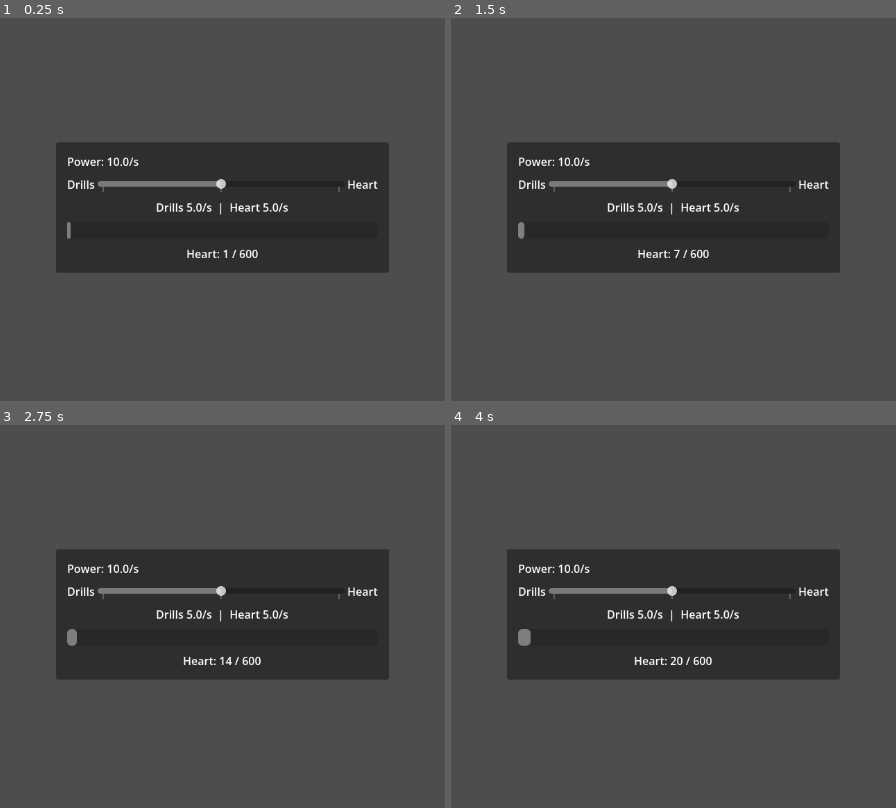
Above: before the commit, frames 1-4 (two rows, left to right).
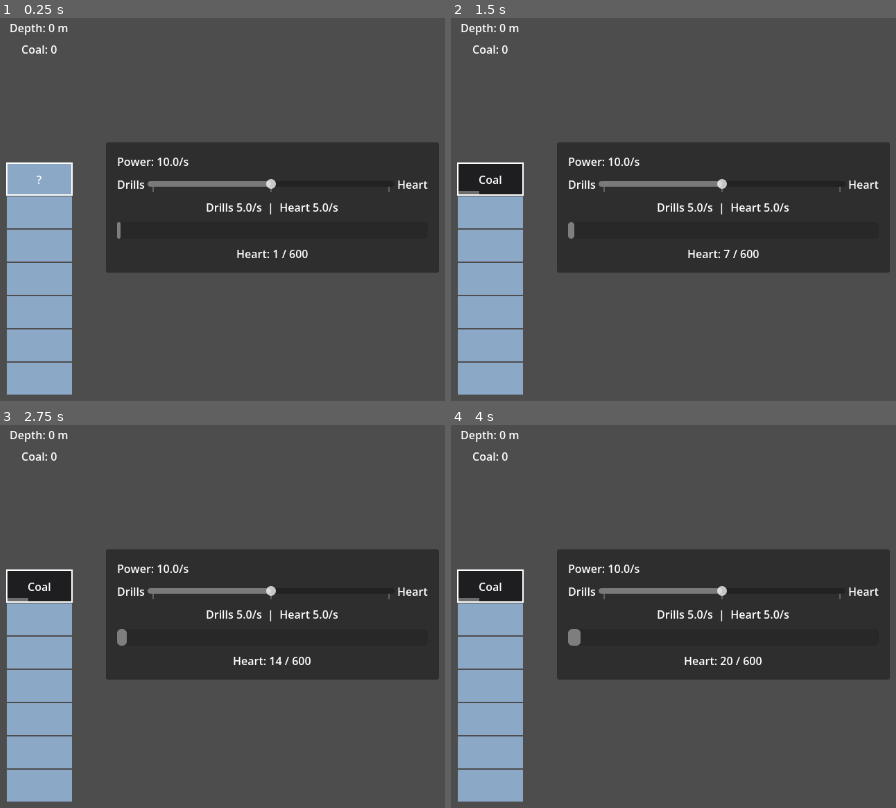
Above: after the commit, the same moments.

Repository: SneakKestrel16/Mininginc
Game: Godot game, scene res://src/main.tscn
The game is run twice, just before and just after one commit, with the same random seed, the same clock (stepped at 60 frames per second) and the same inputs.
Inputs (mouse positions are in pixels of both pictures, inside the frame that each line leads up to):
- Up to frame 1 (0.25 s): no input
- Up to frame 2 (1.5 s): tap Enter at 0.5 s; move the mouse to (851, 186) at 0.52 s; click (851, 186) at 0.67 s; tap Space at 1.25 s; move the mouse to (513, 228) at 1.27 s; click (513, 228) at 1.42 s
- Up to frame 3 (2.75 s): move the mouse to (302, 516) at 2.02 s; click (302, 516) at 2.17 s
- Up to frame 4 (4 s): move the mouse to (633, 704) at 2.77 s; click (633, 704) at 2.92 s; move the mouse to (outside the picture) at 3.52 s; click (outside the picture) at 3.67 s

The runs differ from the first frame. In frame 1, 17% of the frame differs, in the area x 1-99%, y 1-99%; in frame 2, 17%; in frame 3, 17%; in frame 4, 17%.

Commit message:
feat: story 002 dig shaft with ore discovery (heartwake/story-002)
DigShaft (pure logic) derives each block from seed and depth, so saves need only
seed, depth and damage. Hardness ceil(base + per_block * depth) and ore bands come
from data/ores.json (coal only; ice/copper are story 006). Mine node owns the
shaft and ore counts; DigShaftView draws the shaft and digs on click.
Closes story 001 (8/8, Completion Notes added).
Self-check tests/unit/heartwake/dig_shaft_check.gd passes; evidence in
production/qa/evidence/story-002-dig-shaft/.

Diff:
--- /dev/null
+++ b/data/ores.json
@@ -0,0 +1,7 @@
+{
+	"hardness_base": 3.0,
+	"hardness_per_block": 0.25,
+	"ores": [
+		{ "id": "coal", "min_depth": 0, "max_depth": 49, "chance": 0.35 }
+	]
+}
--- a/src/main.tscn
+++ b/src/main.tscn
@@ -1,7 +1,9 @@
-[gd_scene load_steps=3 format=3]
+[gd_scene load_steps=5 format=3]
 
 [ext_resource type="Script" path="res://src/economy/economy.gd" id="1_economy"]
 [ext_resource type="PackedScene" path="res://src/ui/power_panel.tscn" id="2_panel"]
+[ext_resource type="Script" path="res://src/mining/mine.gd" id="3_mine"]
+[ext_resource type="PackedScene" path="res://src/mining/dig_shaft_view.tscn" id="4_shaft"]
 
 [node name="Main" type="Control"]
 layout_mode = 3
@@ -14,6 +16,9 @@
 [node name="Economy" type="Node" parent="."]
 script = ExtResource("1_economy")
 
+[node name="Mine" type="Node" parent="."]
+script = ExtResource("3_mine")
+
 [node name="Center" type="CenterContainer" parent="."]
 layout_mode = 1
 anchors_preset = 15
@@ -22,6 +27,15 @@
 grow_horizontal = 2
 grow_vertical = 2
 
-[node name="PowerPanel" parent="Center" node_paths=PackedStringArray("economy") instance=ExtResource("2_panel")]
+[node name="Columns" type="HBoxContainer" parent="Center"]
 layout_mode = 2
-economy = NodePath("../../Economy")
+theme_override_constants/separation = 48
+
+[node name="DigShaftView" parent="Center/Columns" node_paths=PackedStringArray("mine") instance=ExtResource("4_shaft")]
+layout_mode = 2
+mine = NodePath("../../../Mine")
+
+[node name="PowerPanel" parent="Center/Columns" node_paths=PackedStringArray("economy") instance=ExtResource("2_panel")]
+layout_mode = 2
+size_flags_vertical = 4
+economy = NodePath("../../../Economy")
--- /dev/null
+++ b/src/mining/dig_shaft.gd
@@ -0,0 +1,59 @@
+## A single shaft dug straight down, one block at a time (brief: MVP feature 1).
+## Pure logic with no scene dependency. Every block's contents follow from the seed and
+## its depth alone, so a save only needs the seed, the depth and the damage.
+class_name DigShaft
+extends RefCounted
+
+## Contents of a block that holds no ore.
+const ROCK := "rock"
+
+## Seed that decides what every block holds.
+var shaft_seed: int
+## Depth of the block being dug; blocks above it are already dug out.
+var depth: int = 0
+## Hits landed on the current block.
+var damage: float = 0.0
+## True once the current block has been hit, so its contents show.
+var revealed: bool = false
+
+var _hardness_base: float
+var _hardness_per_block: float
+var _ores: Array
+
+
+## [param ores] is the "ores" list from data/ores.json: entries with id, min_depth,
+## max_depth and chance, checked in order.
+func _init(seed_value: int, hardness_base: float, hardness_per_block: float, ores: Array) -> void:
+	shaft_seed = seed_value
+	_hardness_base = hardness_base
+	_hardness_per_block = hardness_per_block
+	_ores = ores
+
+
+## Hits needed to break the block at [param at_depth]; grows with depth.
+func hardness(at_depth: int) -> int:
+	return ceili(_hardness_base + _hardness_per_block * at_depth)
+
+
+## What the block at [param at_depth] holds: an ore id, or [constant ROCK].
+func block_at(at_depth: int) -> String:
+	var rng := RandomNumberGenerator.new()
+	rng.seed = shaft_seed * 1_000_003 + at_depth
+	for ore in _ores:
+		if at_depth >= ore["min_depth"] and at_depth <= ore["max_depth"] and rng.randf() < ore["chance"]:
+			return ore["id"]
+	return ROCK
+
+
+## Lands [param power] hits on the current block. Returns what it held when this
+## breaks it, else an empty String. Breaking moves the shaft one block down.
+func hit(power: float = 1.0) -> String:
+	revealed = true
+	damage += power
+	if damage < hardness(depth):
+		return ""
+	var contents := block_at(depth)
+	depth += 1
+	damage = 0.0
+	revealed = false
+	return contents
--- /dev/null
+++ b/src/mining/dig_shaft_view.gd
@@ -0,0 +1,64 @@
+## Draws the shaft around the current block, digs on click, and shows depth and ore counts.
+extends VBoxContainer
+
+const BLOCK_SIZE := Vector2(96, 48)
+const BLOCKS_ABOVE := 3
+const BLOCKS_BELOW := 6
+const DUG_COLOR := Color(0.08, 0.09, 0.11)
+const UNKNOWN_COLOR := Color(0.55, 0.66, 0.78)
+const ORE_COLORS := { DigShaft.ROCK: Color(0.42, 0.44, 0.48), "coal": Color(0.12, 0.12, 0.13) }
+const CRACK_COLOR := Color(1, 1, 1, 0.35)
+
+## The mine this view shows and digs.
+@export var mine: Mine
+
+@onready var _depth_label: Label = %DepthLabel
+@onready var _ore_label: Label = %OreLabel
+@onready var _shaft: Control = %Shaft
+
+
+func _ready() -> void:
+	_shaft.custom_minimum_size = Vector2(BLOCK_SIZE.x, BLOCK_SIZE.y * (BLOCKS_ABOVE + 1 + BLOCKS_BELOW))
+	_shaft.draw.connect(_draw_shaft)
+	_shaft.gui_input.connect(_on_shaft_input)
+	mine.dug.connect(_refresh)
+	_refresh()
+
+
+func _on_shaft_input(event: InputEvent) -> void:
+	if event is InputEventMouseButton and event.button_index == MOUSE_BUTTON_LEFT and event.pressed:
+		mine.hit()
+
+
+func _refresh() -> void:
+	_depth_label.text = "Depth: %d m" % mine.shaft.depth
+	var counts := PackedStringArray()
+	for id in mine.ores:
+		counts.append("%s: %d" % [id.capitalize(), mine.ores[id]])
+	_ore_label.text = "  ".join(counts)
+	_shaft.queue_redraw()
+
+
+func _draw_shaft() -> void:
+	var shaft := mine.shaft
+	var font := _shaft.get_theme_default_font()
+	for row in BLOCKS_ABOVE + 1 + BLOCKS_BELOW:
+		var at_depth := shaft.depth - BLOCKS_ABOVE + row
+		if at_depth < 0:
+			continue
+		var rect := Rect2(Vector2(0, row * BLOCK_SIZE.y), BLOCK_SIZE).grow(-1)
+		if at_depth < shaft.depth:
+			_shaft.draw_rect(rect, DUG_COLOR)
+		elif at_depth > shaft.depth or not shaft.revealed:
+			_shaft.draw_rect(rect, UNKNOWN_COLOR)
+			if at_depth == shaft.depth:
+				_shaft.draw_string(font, rect.position + Vector2(0, 30), "?", HORIZONTAL_ALIGNMENT_CENTER, rect.size.x)
+		else:
+			var contents := shaft.block_at(at_depth)
+			_shaft.draw_rect(rect, ORE_COLORS.get(contents, ORE_COLORS[DigShaft.ROCK]))
+			_shaft.draw_string(font, rect.position + Vector2(0, 30), contents.capitalize(), HORIZONTAL_ALIGNMENT_CENTER, rect.size.x)
+			# Cracks: one bar per landed hit, across the bottom of the block.
+			var progress := shaft.damage / shaft.hardness(at_depth)
+			_shaft.draw_rect(Rect2(rect.position + Vector2(0, rect.size.y - 6), Vector2(rect.size.x * progress, 6)), CRACK_COLOR)
+		if at_depth == shaft.depth:
+			_shaft.draw_rect(rect, Color.WHITE, false, 2.0)
--- /dev/null
+++ b/src/mining/dig_shaft_view.tscn
@@ -0,0 +1,23 @@
+[gd_scene load_steps=2 format=3]
+
+[ext_resource type="Script" path="res://src/mining/dig_shaft_view.gd" id="1_view"]
+
+[node name="DigShaftView" type="VBoxContainer"]
+theme_override_constants/separation = 8
+script = ExtResource("1_view")
+
+[node name="DepthLabel" type="Label" parent="."]
+unique_name_in_owner = true
+layout_mode = 2
+horizontal_alignment = 1
+
+[node name="OreLabel" type="Label" parent="."]
+unique_name_in_owner = true
+layout_mode = 2
+horizontal_alignment = 1
+
+[node name="Shaft" type="Control" parent="."]
+unique_name_in_owner = true
+layout_mode = 2
+size_flags_horizontal = 4
+mouse_default_cursor_shape = 2
--- /dev/null
+++ b/src/mining/mine.gd
@@ -0,0 +1,57 @@
+## Owns the dig shaft and the ores found in it, with tuning values from data/ores.json.
+class_name Mine
+extends Node
+
+## Emitted after every hit on the shaft, broken or not.
+signal dug
+
+const CONFIG_PATH := "res://data/ores.json"
+
+## The shaft being dug.
+var shaft: DigShaft
+
+## Ore id to amount found so far. Rock is not counted.
+var ores: Dictionary = {}
+
+
+func _ready() -> void:
+	var config := _load_config()
+	if config.is_empty():
+		return
+	for ore in config["ores"]:
+		ores[ore["id"]] = 0
+	# A new game rolls its shaft; story 007 restores a saved seed instead.
+	shaft = DigShaft.new(randi(), config["hardness_base"], config["hardness_per_block"], config["ores"])
+
+
+## Lands one hit of [param power] on the shaft and collects any ore it breaks out.
+func hit(power: float = 1.0) -> void:
+	var contents := shaft.hit(power)
+	if contents in ores:
+		ores[contents] += 1
+	dug.emit()
+
+
+## Returns the config, or an empty Dictionary after reporting why it is unusable.
+## Not assert(): release exports strip asserts, and friends run release builds.
+func _load_config() -> Dictionary:
+	var config = JSON.parse_string(FileAccess.get_file_as_string(CONFIG_PATH))
+	if not config is Dictionary:
+		_fail("Cannot read %s (open error %d)" % [CONFIG_PATH, FileAccess.get_open_error()])
+		return {}
+	for key in ["hardness_base", "hardness_per_block", "ores"]:
+		if not config.has(key):
+			_fail("%s is missing \"%s\"" % [CONFIG_PATH, key])
+			return {}
+	for ore in config["ores"]:
+		for key in ["id", "min_depth", "max_depth", "chance"]:
+			if not ore.has(key):
+				_fail("%s: an ore is missing \"%s\"" % [CONFIG_PATH, key])
+				return {}
+	return config
+
+
+func _fail(message: String) -> void:
+	push_error(message)
+	OS.alert(message, "Heartwake cannot start")
+	get_tree().quit(1)
--- /dev/null
+++ b/tests/unit/heartwake/dig_shaft_check.gd
@@ -0,0 +1,44 @@
+## Self-check for DigShaft until /test-setup installs gdUnit4.
+## Run: <godot> --headless --path . -s res://tests/unit/heartwake/dig_shaft_check.gd
+## Exits 0 when every check passes, 1 on the first failure.
+extends SceneTree
+
+const ORES := [{ "id": "coal", "min_depth": 0, "max_depth": 9, "chance": 0.5 }]
+
+
+func _init() -> void:
+	var failures := 0
+
+	var a := DigShaft.new(42, 3.0, 0.5, ORES)
+	var b := DigShaft.new(42, 3.0, 0.5, ORES)
+	var same := true
+	for d in 50:
+		same = same and a.block_at(d) == b.block_at(d)
+	failures += _check(same, "same seed gives the same shaft")
+
+	failures += _check(a.hardness(0) == 3 and a.hardness(10) == 8, "hardness grows with depth")
+
+	var coal_shallow := 0
+	var coal_deep := 0
+	for d in 10:
+		coal_shallow += int(a.block_at(d) == "coal")
+	for d in range(10, 200):
+		coal_deep += int(a.block_at(d) == "coal")
+	failures += _check(coal_shallow > 0, "coal appears near the top")
+	failures += _check(coal_deep == 0, "no coal outside its depth band")
+
+	var shaft := DigShaft.new(7, 3.0, 0.0, ORES)
+	var expected := shaft.block_at(0)
+	failures += _check(shaft.hit() == "" and shaft.revealed, "first hit reveals but does not break")
+	failures += _check(shaft.hit() == "" and shaft.depth == 0, "second hit does not break a 3-hit block")
+	failures += _check(shaft.hit() == expected and shaft.depth == 1, "third hit breaks it and returns its contents")
+	failures += _check(not shaft.revealed and shaft.damage == 0.0, "next block starts hidden and undamaged")
+
+	print("dig_shaft_check: %s" % ("PASS" if failures == 0 else "%d FAILED" % failures))
+	quit(1 if failures else 0)
+
+
+func _check(ok: bool, what: String) -> int:
+	if not ok:
+		printerr("FAIL: " + what)
+	return 0 if ok else 1
Binary file added: production/qa/evidence/story-002-dig-shaft/shaft-depth-9.png
Not shown, added: production/qa/evidence/story-002-dig-shaft/stamp.txt
Not shown, added: src/mining/dig_shaft.gd.uid
Not shown, added: src/mining/dig_shaft_view.gd.uid
Not shown, added: src/mining/mine.gd.uid
Not shown, added: tests/unit/heartwake/dig_shaft_check.gd.uid
Not shown, changed: production/epics/heartwake/story-001-power-split.md
Not shown, changed: production/epics/heartwake/story-002-dig-shaft.md
